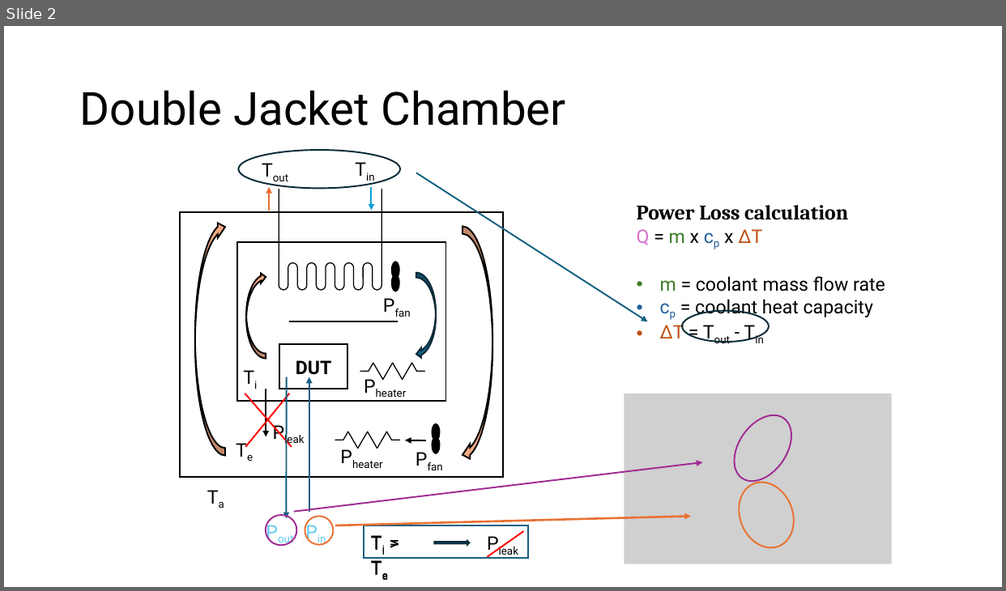
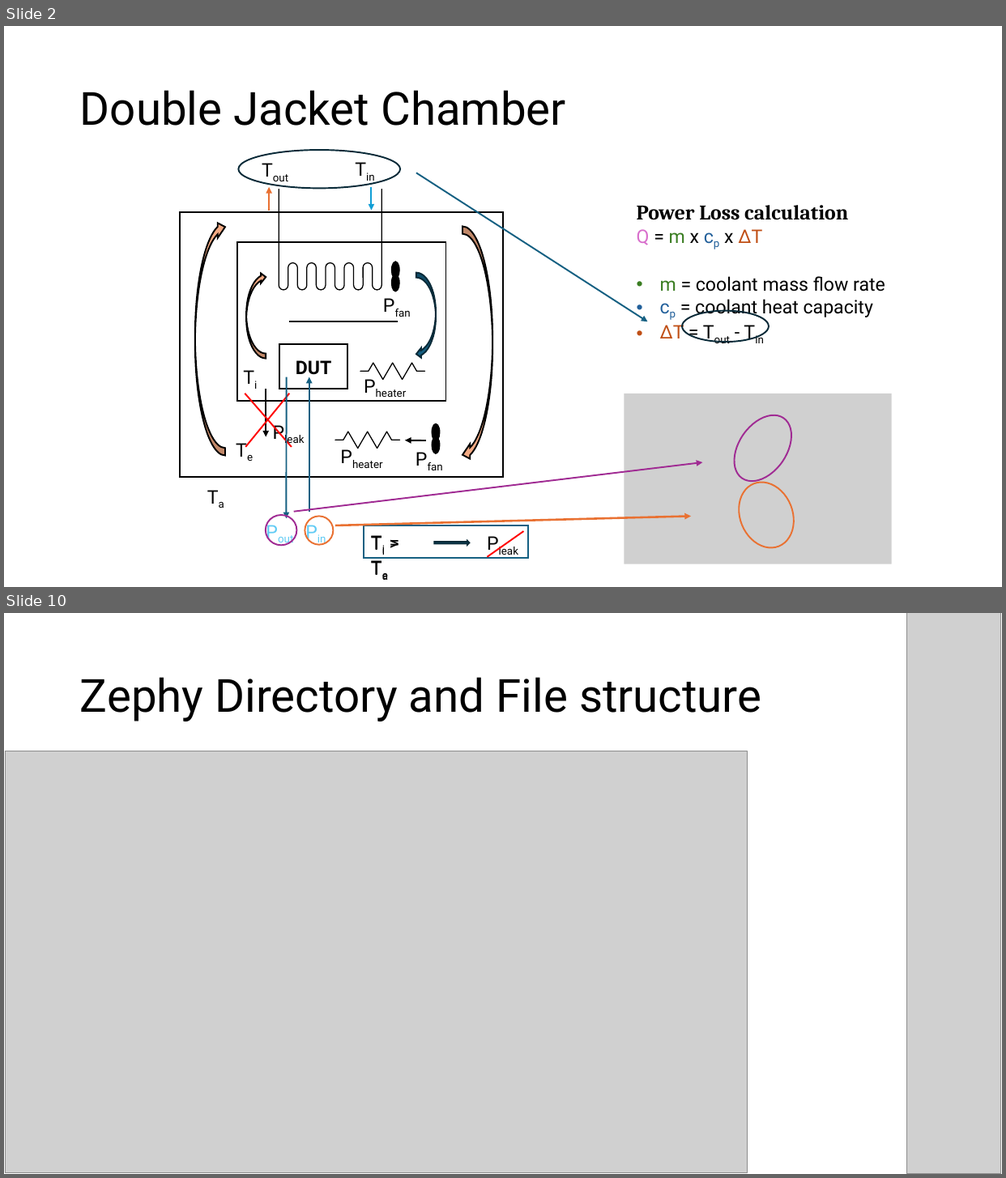
Before and after one commit to Bill-Gkionis/Roboteq-Internship, a slide deck: RoboteQ/Final.pptx. Shown one above the other, each under a label of ours: slide 2 before the commit, slides 2 and 10 after it; the slides between them are not shown. The pictures are 1006x591 and 1006x1178 pixels, drawn with LibreOffice and Linux fonts; fonts in the diff are those of the drawing; grey boxes stand for pictures. Boxes give left, top, right and bottom in pixels: in the first picture for what was removed or moved away, otherwise in the second. Text is boxed around its words. In the diff, an @@ line names an element or a change of style, - is before the commit and + after.

```diff
--- a/RoboteQ/Final.pptx
+++ b/RoboteQ/Final.pptx
@@ slide 10 added at (x1=4, y1=613, x2=1002, y2=1174), background #FFFFFF @@
@@ picture added at (x1=907, y1=613, x2=1001, y2=1174) @@
@@ title added at (x1=80, y1=677, x2=761, y2=722), 44 pt, text #000000 @@
+Zephy Directory and File structure
@@ picture added at (x1=5, y1=752, x2=748, y2=1174) @@
```
Also in this commit, not shown: 1 slide changed, 5 other slides added, 1 other file.
